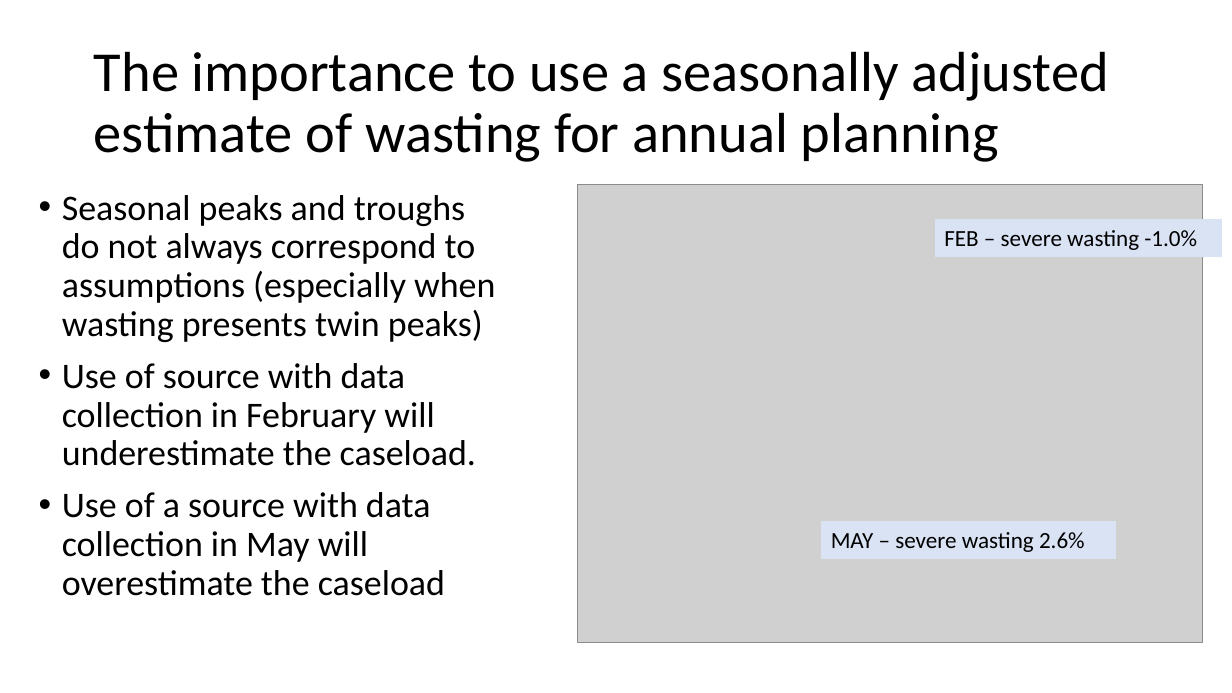
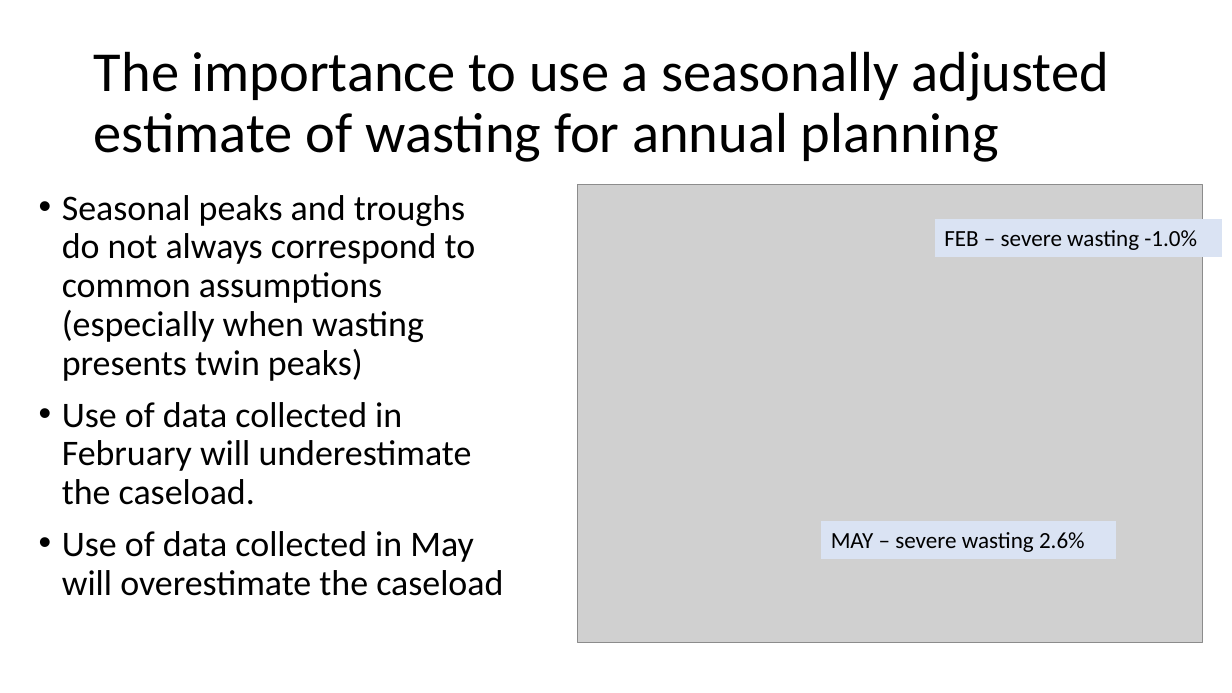
Before and after one commit to RobertJohnston/GNC_calculator, a slide deck: slide 10 of Seasonally Adjusted Wasting Estimates_EN.pptx (slide 9 before the commit). Drawn at 1232x693 pixels with LibreOffice and Linux fonts; fonts in the diff are those of the drawing; grey boxes stand for pictures. Boxes give left, top, right and bottom in pixels: in the first picture for what was removed or moved away, otherwise in the second. Text is boxed around its words. In the diff, an @@ line names an element or a change of style, - is before the commit and + after.

```diff
--- a/Seasonally Adjusted Wasting Estimates_EN.pptx
+++ b/Seasonally Adjusted Wasting Estimates_EN.pptx
@@ text at bbox=[62, 195, 503, 596]: text changed @@
-• Seasonal peaks and troughs do not always correspond to assumptions (especially when wasting presents twin peaks)
-• Use of source with data collection in February will underestimate the caseload.
-• Use of a source with data collection in May will overestimate the caseload
+• Seasonal peaks and troughs do not always correspond to common assumptions (especially when wasting presents twin peaks)
+• Use of data collected in February will underestimate the caseload.
+• Use of data collected in May will overestimate the caseload
```
Also in this commit, not shown: 1 slide added, 1 other file.
